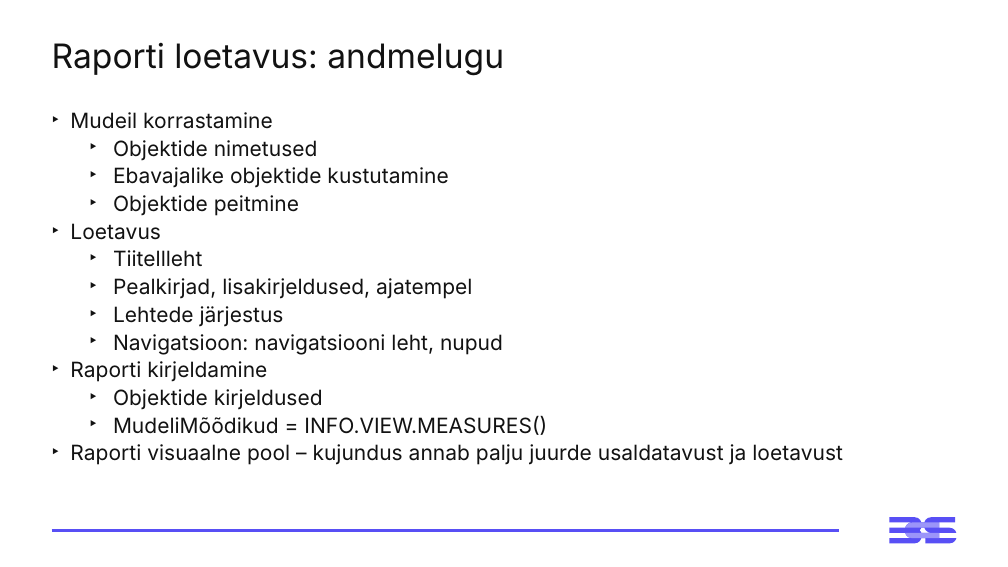
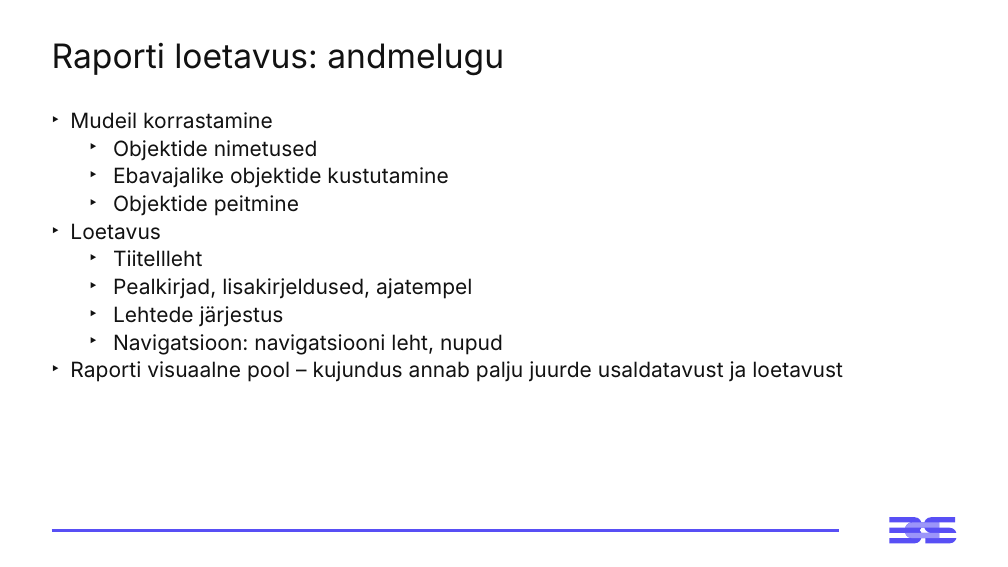
Before and after one commit to emilieabel/andmetarkus, a slide deck: slide 34 of Materjalid/Day3 M Visuaalid Andmelugu/3-paev-andmetarkus-esitlus.pptx (slide 41 before the commit). Drawn at 1008x567 pixels with LibreOffice and Linux fonts; fonts in the diff are those of the drawing. Boxes give left, top, right and bottom in pixels: in the first picture for what was removed or moved away, otherwise in the second. Text is boxed around its words. In the diff, an @@ line names an element or a change of style, - is before the commit and + after.

```diff
--- a/Materjalid/Day3 M Visuaalid Andmelugu/3-paev-andmetarkus-esitlus.pptx
+++ b/Materjalid/Day3 M Visuaalid Andmelugu/3-paev-andmetarkus-esitlus.pptx
@@ text at (70, 361, 547, 435): paragraphs removed @@
-‣ Raporti kirjeldamine
-  ‣ Objektide kirjeldused
-  ‣ MudeliMõõdikud = INFO.VIEW.MEASURES()
```
Also in this commit, not shown: 14 other slides changed, 4 slides added, 4 slides removed, 4 other files.
